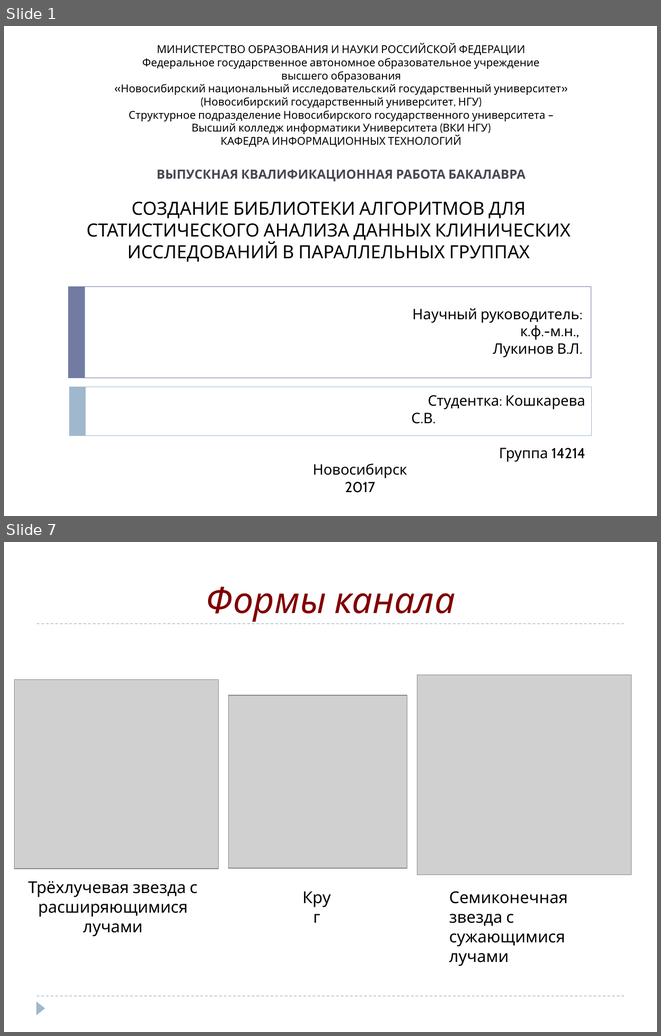
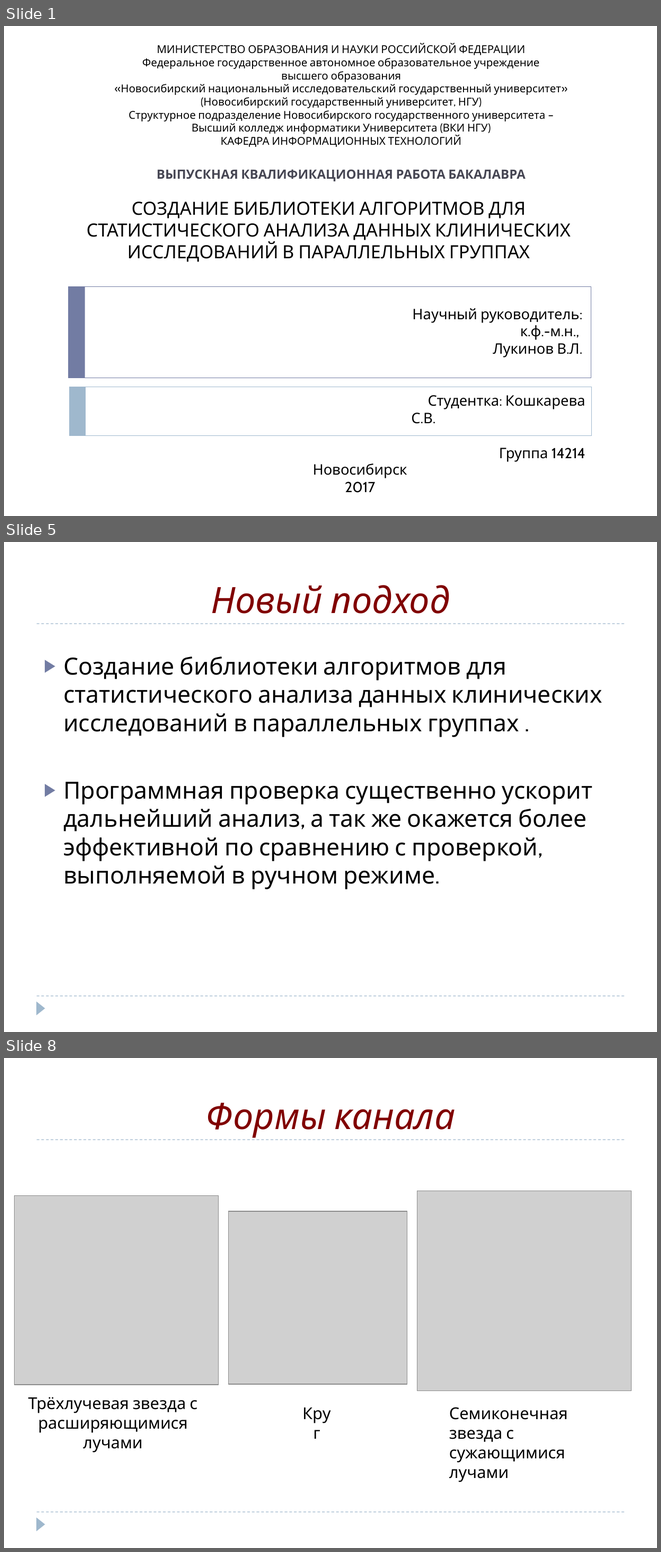
Before and after one commit to SophieKoshkareva/Article, a slide deck: Diploma_Koshkareva.pptx. Shown one above the other, each under a label of ours: slides 1 and 7 before the commit, slides 1, 5 and 8 after it; the slides between them are not shown. The pictures are 661x1036 and 661x1552 pixels, drawn with LibreOffice and Linux fonts; fonts in the diff are those of the drawing; grey boxes stand for pictures. Boxes give left, top, right and bottom in pixels: in the first picture for what was removed or moved away, otherwise in the second. Text is boxed around its words. In the diff, an @@ line names an element or a change of style, - is before the commit and + after.

```diff
--- a/Diploma_Koshkareva.pptx
+++ b/Diploma_Koshkareva.pptx
@@ slide 5 added at <box>4,542,657,1032</box>, background #FFFFFF; not listed: 3 template elements that a slide beside it also shows @@
@@ title added at <box>211,585,450,614</box>, 40 pt, text #800000, italic @@
+Новый подход
@@ text added at <box>63,656,602,889</box>, 26 pt, text #000000 @@
+▶ Создание библиотеки алгоритмов для статистического анализа данных клинических исследований в параллельных группах .
+▶ Программная проверка существенно ускорит дальнейший анализ, а так же окажется более эффективной по сравнению с проверкой, выполняемой в ручном режиме.
@@ what was slide 7 is now slide 8 @@
```
Also in this commit, not shown: 3 slides changed, 3 other slides added, 3 slides removed, 1 other file.
